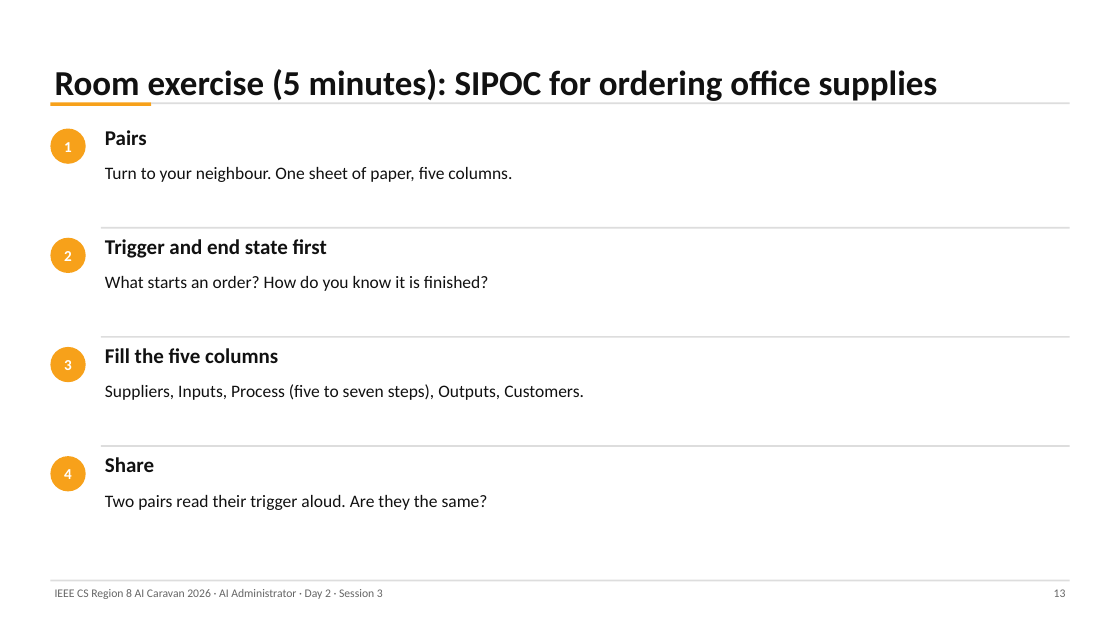
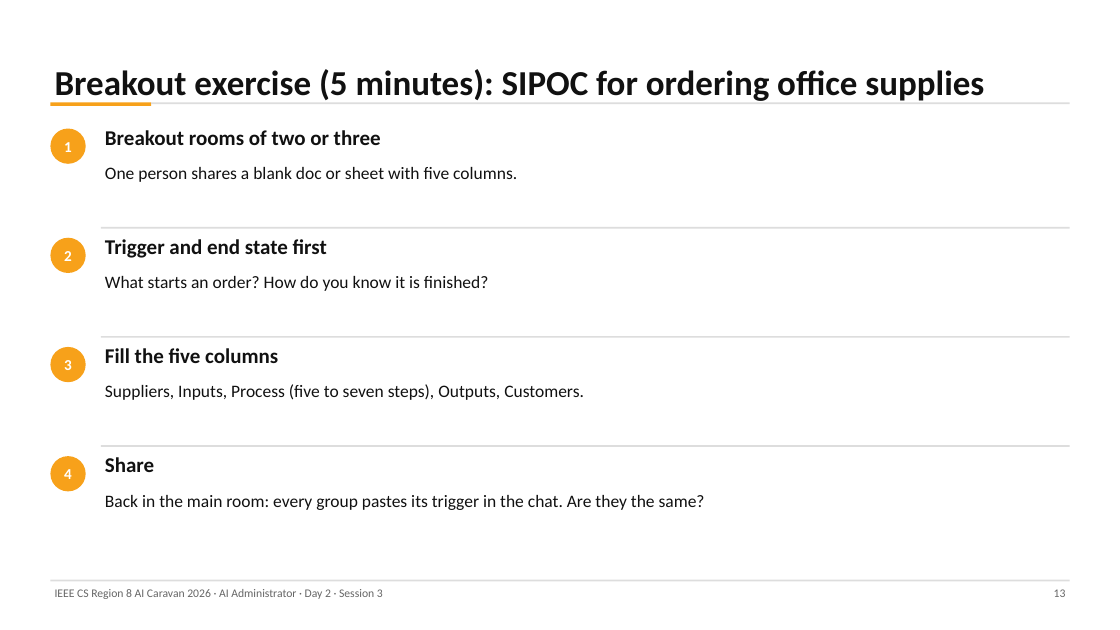
Before and after one commit to abedbanna/snippet-vault, a slide deck: slide 13 of instructor/ai-administrator/out/day2/Day2_S3_Mapping_Current_State.pptx. Drawn at 1120x630 pixels with LibreOffice and Linux fonts; fonts in the diff are those of the drawing. Boxes give left, top, right and bottom in pixels: in the first picture for what was removed or moved away, otherwise in the second. Text is boxed around its words. In the diff, an @@ line names an element or a change of style, - is before the commit and + after.

```diff
--- a/instructor/ai-administrator/out/day2/Day2_S3_Mapping_Current_State.pptx
+++ b/instructor/ai-administrator/out/day2/Day2_S3_Mapping_Current_State.pptx
@@ text at (55, 69, 984, 104): text changed @@
-Room exercise (5 minutes): SIPOC for ordering office supplies
+Breakout exercise (5 minutes): SIPOC for ordering office supplies
@@ text at (105, 130, 381, 145): text changed @@
-Pairs
+Breakout rooms of two or three
@@ text at (105, 167, 517, 182): text changed @@
-Turn to your neighbour. One sheet of paper, five columns.
+One person shares a blank doc or sheet with five columns.
@@ text at (105, 495, 705, 510): text changed @@
-Two pairs read their trigger aloud. Are they the same?
+Back in the main room: every group pastes its trigger in the chat. Are they the same?
```
Also in this commit, not shown: 5 other slides changed, 6 other files.
